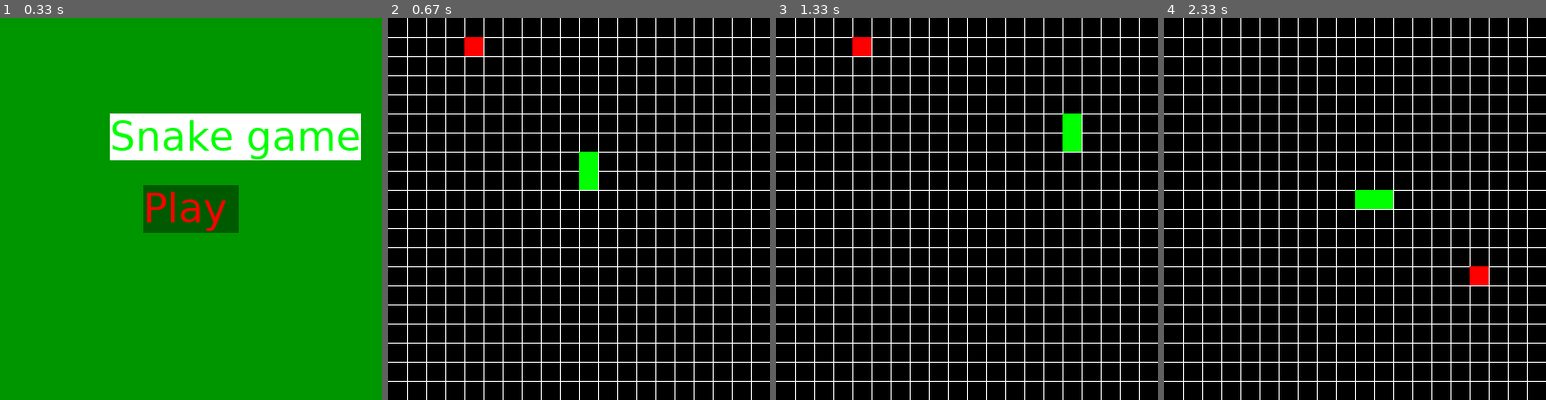
Above: before the commit, frames 1-4 (left to right).
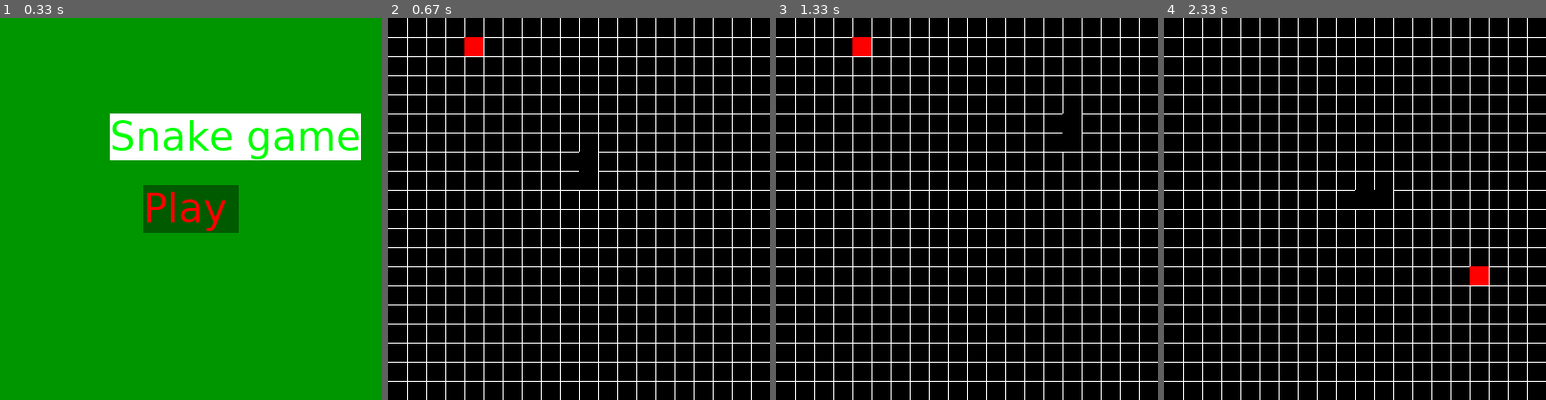
Above: after the commit, the same moments.

Repository: bogdns/bin_project
Game: pygame game, started from game.py
The game is run twice, just before and just after one commit, with the same random seed, the same clock (stepped at 60 frames per second) and the same inputs.
Inputs (mouse positions are in pixels of both pictures, inside the frame that each line leads up to):
- Up to frame 1 (0.33 s): no input
- Up to frame 2 (0.67 s): click "Play" at 0.4 s
- Up to frame 3 (1.33 s): hold Right 0.67-1.13 s; move the mouse to (951, 224) at 0.7 s; hold Up from 1.17 s (still down)
- Up to frame 4 (2.33 s): release Up at 1.47 s; hold Right 1.5-1.97 s; click "Play" at 2.13 s

Frame 1 is identical in both runs. In frame 2, 0.5% of the frame differs, in the area x 50-55%, y 35-45%; in frame 3, 0.5%; in frame 4, 0.5%.

Commit message:
settings

Diff:
--- a/bogdan_project/setting.py
+++ b/bogdan_project/setting.py
@@ -1,8 +1,9 @@
 import pygame as gp
+
 # There is setting for game
 RESOLUTION = (WIDTH, HEIGHT) = (400, 400)  # resolution
 ROWS = 20  # number of horizontal / vertical lines
-COLOR_SNAKE = (0,255,0)
-COLOR_GROUND = (0,0,0)
+COLOR_SNAKE = (0, 255, 0)
+COLOR_GROUND = (0, 0, 0)
 COLOR_LINE = (255, 255, 255)
 COLOR_FOOD = (255, 0, 0)
--- a/food.py
+++ b/food.py
@@ -25,7 +25,7 @@
         """
         spawns like cells of the snake
         """
-        pg.draw.rect(self.screen, (255, 0, 0),
+        pg.draw.rect(self.screen, COLOR_FOOD,
                      (self.cords[0] * self.distanceBetween,
                       self.cords[1] * self.distanceBetween,
                       self.distanceBetween,
--- a/setting.py
+++ b/setting.py
@@ -1,3 +1,8 @@
 # There is setting for game
 RESOLUTION = (WIDTH, HEIGHT) = (400, 400)  # resolution
 ROWS = 20  # number of horizontal / vertical lines
+COLOR_SNAKE = (0, 255, 0)
+COLOR_GROUND = (0, 0, 0)
+COLOR_LINE = (255, 255, 255)
+COLOR_FOOD = (255, 0, 0)
+COLOR_MENU = (0, 150, 0)
--- a/snake.py
+++ b/snake.py
@@ -19,7 +19,7 @@
         self.pos.append((ROWS // 2, ROWS // 2 - 1))  # places body of the snake in the center
 
     def draw_green_cell(self, cords):
-        pg.draw.rect(self.window, (0, 255, 0), (*cords, self.distanceBetween, self.distanceBetween))
+        pg.draw.rect(self.window, COLOR_GROUND, (*cords, self.distanceBetween, self.distanceBetween))
 
     def update(self, ate):
         key = pg.key.get_pressed()
--- a/window.py
+++ b/window.py
@@ -30,8 +30,8 @@
         for i in range(ROWS):
             matrix_x += self.distanceBetween
             matrix_y += self.distanceBetween
-            pg.draw.line(self.window, (255, 255, 255), (matrix_x, 0), (matrix_y, HEIGHT))
-            pg.draw.line(self.window, (255, 255, 255), (0, matrix_y), (WIDTH, matrix_y))
+            pg.draw.line(self.window, COLOR_LINE, (matrix_x, 0), (matrix_y, HEIGHT))
+            pg.draw.line(self.window, COLOR_LINE, (0, matrix_y), (WIDTH, matrix_y))
 
     def main_menu(self):
         """
@@ -51,7 +51,7 @@
         """
         while self.gameb:
             self.clock.tick(10)
-            self.window.fill((0, 0, 0))
+            self.window.fill(COLOR_GROUND)
             self.draw_matrix()
             self.snake.update(self.food.ate)
             self.food.update(self.snake.pos)
@@ -83,7 +83,7 @@
         """
         method updating menu icons and text
         """
-        self.window.fill((0, 150, 0))
+        self.window.fill(COLOR_MENU)
 
         main_text = self.font.render("Snake game", 1, (0, 255, 0), (255, 255, 255))
         play_text = self.font.render("Play", 1, (255, 0, 0))
